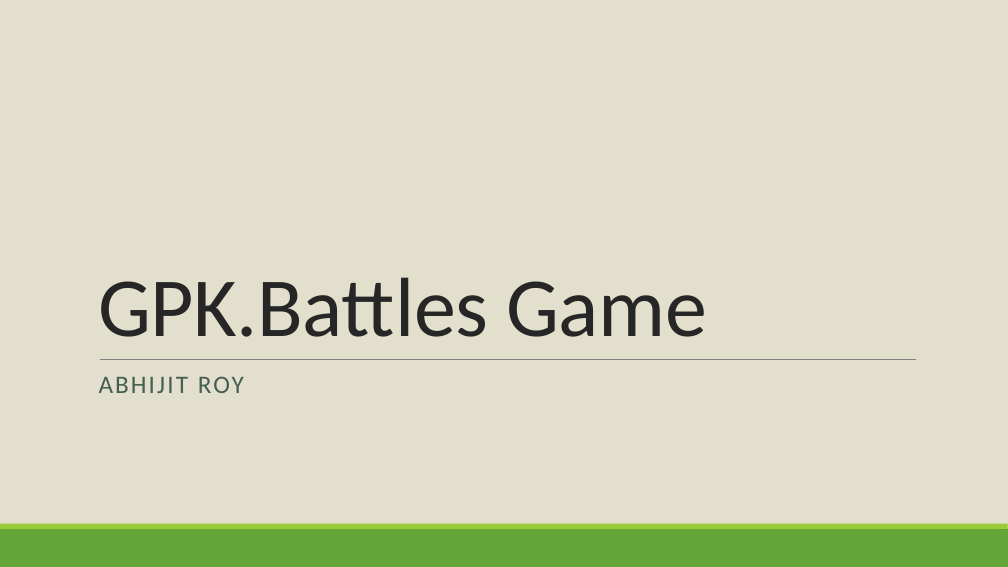
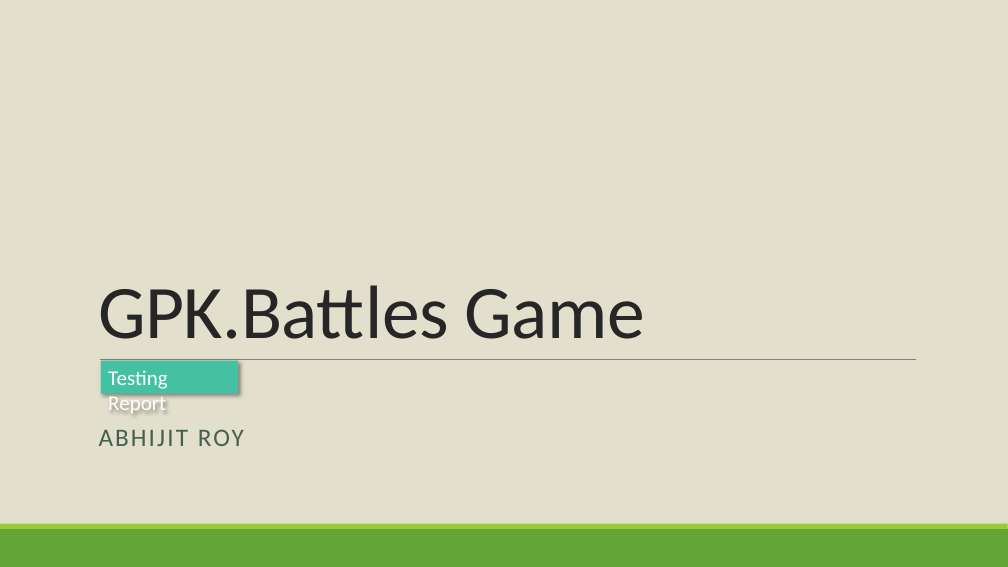
Before and after one commit to abhi3700/eosio_gpkbattles_contracts, a slide deck: slide 1 of testing/report.pptx. Drawn at 1008x567 pixels with LibreOffice and Linux fonts; fonts in the diff are those of the drawing. Boxes give left, top, right and bottom in pixels: in the first picture for what was removed or moved away, otherwise in the second. Text is boxed around its words. In the diff, an @@ line names an element or a change of style, - is before the commit and + after.

Commit message:
card details updated, testing report updated

```diff
--- a/testing/report.pptx
+++ b/testing/report.pptx
@@ title "GPK.Battles Game": place and size @@
-title "GPK.Battles Game" at (98,277,707,337)
+title "GPK.Battles Game" at (98,285,645,339)
@@ title "GPK.Battles Game" at (98,285,645,339): size 80 to 72 pt @@
@@ rectangle added at (101,361,237,394), fill #44C1A3, 20 pt, text #FFFFFF @@
+Testing Report
@@ subtitle "ABHIJIT ROY": place and size @@
-subtitle "ABHIJIT ROY" at (99,376,244,393)
+subtitle "ABHIJIT ROY" at (99,429,244,446)
```
Also in this commit, not shown: 1 other slide changed, 3 slides added, 1 other file.
